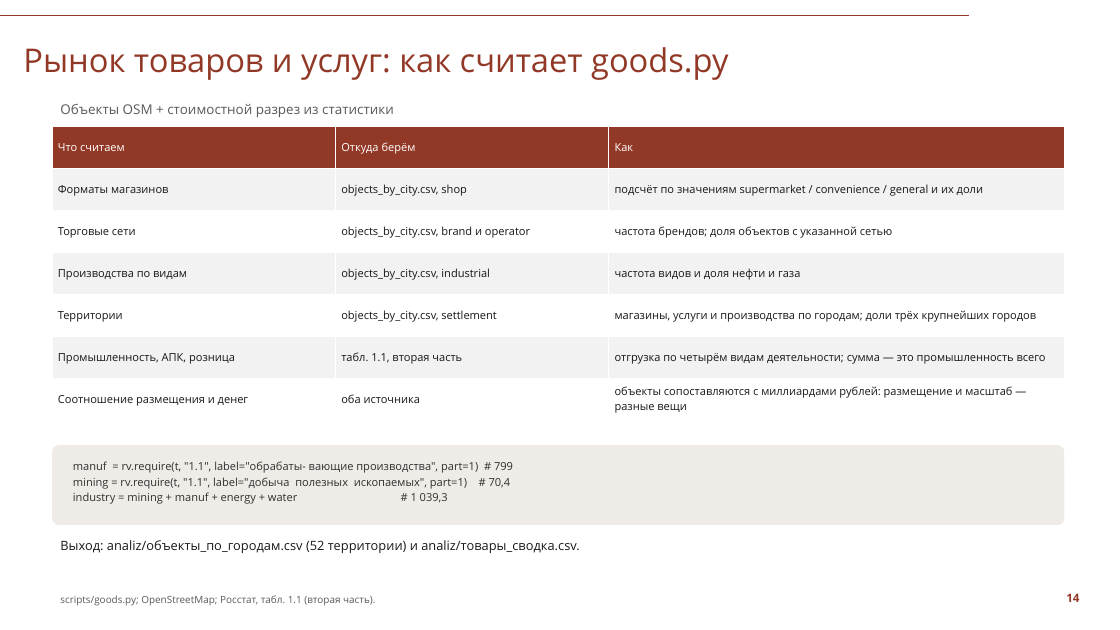
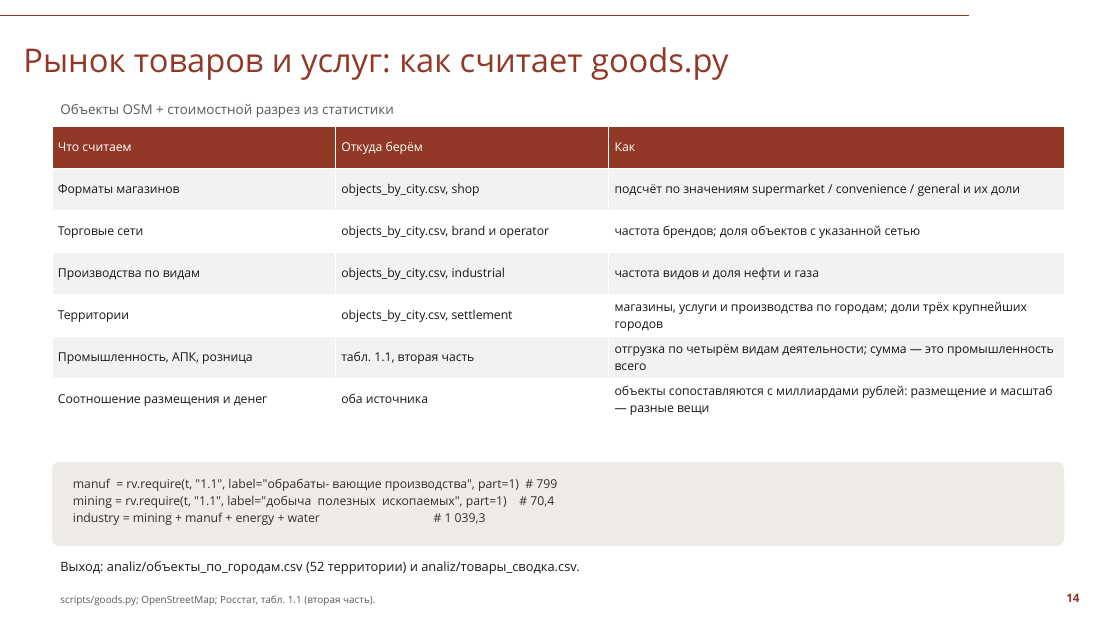
Before and after one commit to Seabas1/Analysis-of-regions, a slide deck: slide 14 of Саратовская_область_презентация_СПбГУ.pptx. Drawn at 1120x630 pixels with LibreOffice and Linux fonts; fonts in the diff are those of the drawing; background and template pictures are left out. Boxes give left, top, right and bottom in pixels: in the first picture for what was removed or moved away, otherwise in the second. Text is boxed around its words. In the diff, an @@ line names an element or a change of style, - is before the commit and + after.

```diff
--- a/Саратовская_область_презентация_СПбГУ.pptx
+++ b/Саратовская_область_презентация_СПбГУ.pptx
@@ table at (52,126,1064,420) @@
@@ size 9.5 to 10.5 pt @@
@@ rounded rectangle: place and size @@
-rounded rectangle at (52,445,1065,525)
+rounded rectangle at (52,462,1065,546)
@@ text "manuf = rv.require(t, "1.1", label="обрабаты- ...": place and size @@
-text "manuf = rv.require(t, "1.1", label="обрабаты- ..." at (73,461,513,504)
+text "manuf = rv.require(t, "1.1", label="обрабаты- ..." at (73,478,557,525)
@@ text "manuf = rv.require(t, "1.1", label="обрабаты- ..." at (73,478,557,525): size 9.5 to 10.5 pt @@
@@ text "Выход: analiz/объекты_по_городам.csv (52 территории) и ...": place and size @@
-text "Выход: analiz/объекты_по_городам.csv (52 территории) и ..." at (60,540,579,553)
+text "Выход: analiz/объекты_по_городам.csv (52 территории) и ..." at (60,561,579,574)
```
Also in this commit, not shown: 14 other slides changed, 2 other files.
